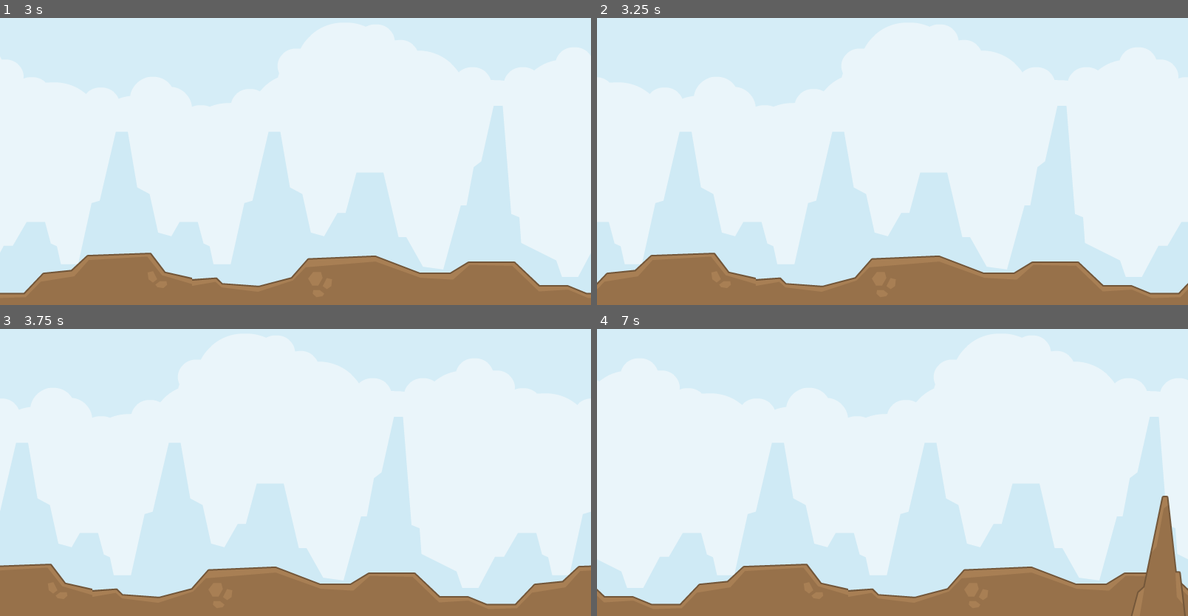
Above: before the commit, frames 1-4 (two rows, left to right).
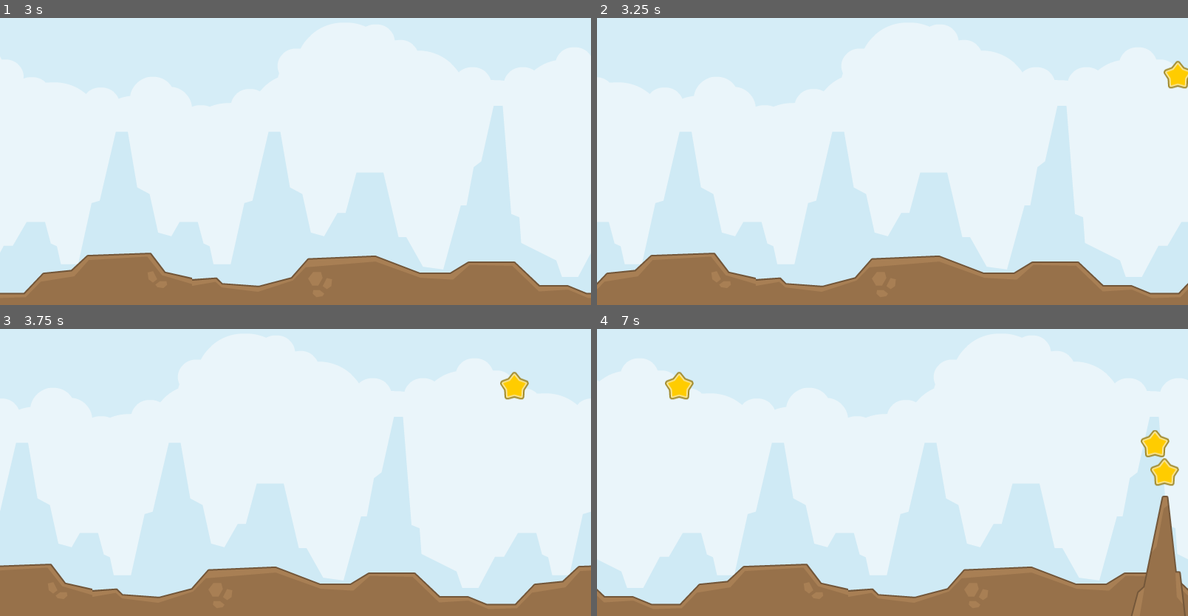
Above: after the commit, the same moments.

Repository: oussama4/tappyplane
Game: Godot game, scene res://Main.tscn
Same seed, same stepped clock (60 frames per second), same inputs: the game is played once before the commit and once after it.
Inputs:
- Up to frame 1 (3 s): no input
- Up to frame 2 (3.25 s): no input
- Up to frame 3 (3.75 s): no input
- Up to frame 4 (7 s): no input

Frame 1 is identical in both runs. In frame 2, 0.3% of the frame differs, in the area x 95-100%, y 14-25%; in frame 3, 0.3%; in frame 4, 1.0%, in the area x 11-99%, y 14-55%.

Commit message:
add collectable stars

Diff:
--- a/Main.gd
+++ b/Main.gd
@@ -3,12 +3,16 @@
 
 export (PackedScene) var Rock
 export (PackedScene) var RockDown
+export (PackedScene) var Star
+var screen_size
 
 
 # Called when the node enters the scene tree for the first time.
 func _ready():
+	screen_size = get_viewport().size
 	randomize()
 	$RockTimer.start()
+	$StarTimer.start()
 
 
 # Called every frame. 'delta' is the elapsed time since the previous frame.
@@ -31,3 +35,9 @@
 		var rock = RockDown.instance()
 		rock.position = Vector2(rand_range(800, 1400), rand_range(0, 100))
 		return rock
+
+
+func _on_StarTimer_timeout():
+	var star = Star.instance()
+	star.position = Vector2(rand_range(800, 1400), rand_range(100, 300))
+	add_child(star)
--- a/Main.tscn
+++ b/Main.tscn
@@ -1,17 +1,23 @@
-[gd_scene load_steps=5 format=2]
+[gd_scene load_steps=6 format=2]
 
 [ext_resource path="res://Background.tscn" type="PackedScene" id=1]
 [ext_resource path="res://Main.gd" type="Script" id=2]
 [ext_resource path="res://Rock.tscn" type="PackedScene" id=3]
 [ext_resource path="res://RockDown.tscn" type="PackedScene" id=4]
+[ext_resource path="res://Star.tscn" type="PackedScene" id=5]
 
 [node name="Main" type="Node"]
 script = ExtResource( 2 )
 Rock = ExtResource( 3 )
 RockDown = ExtResource( 4 )
+Star = ExtResource( 5 )
 
 [node name="Background" parent="." instance=ExtResource( 1 )]
 
 [node name="RockTimer" type="Timer" parent="."]
 wait_time = 3.0
+
+[node name="StarTimer" type="Timer" parent="."]
+wait_time = 2.0
 [connection signal="timeout" from="RockTimer" to="." method="_on_RockTimer_timeout"]
+[connection signal="timeout" from="StarTimer" to="." method="_on_StarTimer_timeout"]
--- a/Rock.tscn
+++ b/Rock.tscn
@@ -3,7 +3,9 @@
 [ext_resource path="res://assets/rock.png" type="Texture" id=1]
 [ext_resource path="res://Rock.gd" type="Script" id=2]
 
-[node name="Rock" type="StaticBody2D"]
+[node name="Rock" type="StaticBody2D" groups=[
+"rocks",
+]]
 position = Vector2( -227, 124 )
 script = ExtResource( 2 )
 
--- a/RockDown.tscn
+++ b/RockDown.tscn
@@ -3,7 +3,9 @@
 [ext_resource path="res://assets/rockDown.png" type="Texture" id=1]
 [ext_resource path="res://Rock.gd" type="Script" id=2]
 
-[node name="RockDown" type="StaticBody2D"]
+[node name="RockDown" type="StaticBody2D" groups=[
+"rocks",
+]]
 script = ExtResource( 2 )
 
 [node name="Sprite" type="Sprite" parent="."]
--- /dev/null
+++ b/Star.gd
@@ -0,0 +1,21 @@
+extends Area2D
+
+
+signal hit
+
+
+# Called when the node enters the scene tree for the first time.
+func _ready():
+	pass # Replace with function body.
+
+
+# Called every frame. 'delta' is the elapsed time since the previous frame.
+func _process(delta):
+	position -= Vector2(3, 0)
+
+
+func _on_Star_body_entered(body):
+	print(body.filename)
+	if body.is_in_group("rocks"):
+		queue_free()
+	emit_signal("hit")
--- /dev/null
+++ b/Star.tscn
@@ -0,0 +1,18 @@
+[gd_scene load_steps=4 format=2]
+
+[ext_resource path="res://assets/starGold.png" type="Texture" id=1]
+[ext_resource path="res://Star.gd" type="Script" id=2]
+
+[sub_resource type="CircleShape2D" id=1]
+radius = 21.0362
+
+[node name="Star" type="Area2D"]
+script = ExtResource( 2 )
+
+[node name="Sprite" type="Sprite" parent="."]
+texture = ExtResource( 1 )
+
+[node name="CollisionShape2D" type="CollisionShape2D" parent="."]
+position = Vector2( -0.25, 1.25 )
+shape = SubResource( 1 )
+[connection signal="body_entered" from="." to="." method="_on_Star_body_entered"]
Binary file added: assets/starBronze.png
Not shown, added: assets/starBronze.png.import
Binary file added: assets/starGold.png
Not shown, added: assets/starGold.png.import
Binary file added: assets/starSilver.png
Not shown, added: assets/starSilver.png.import
